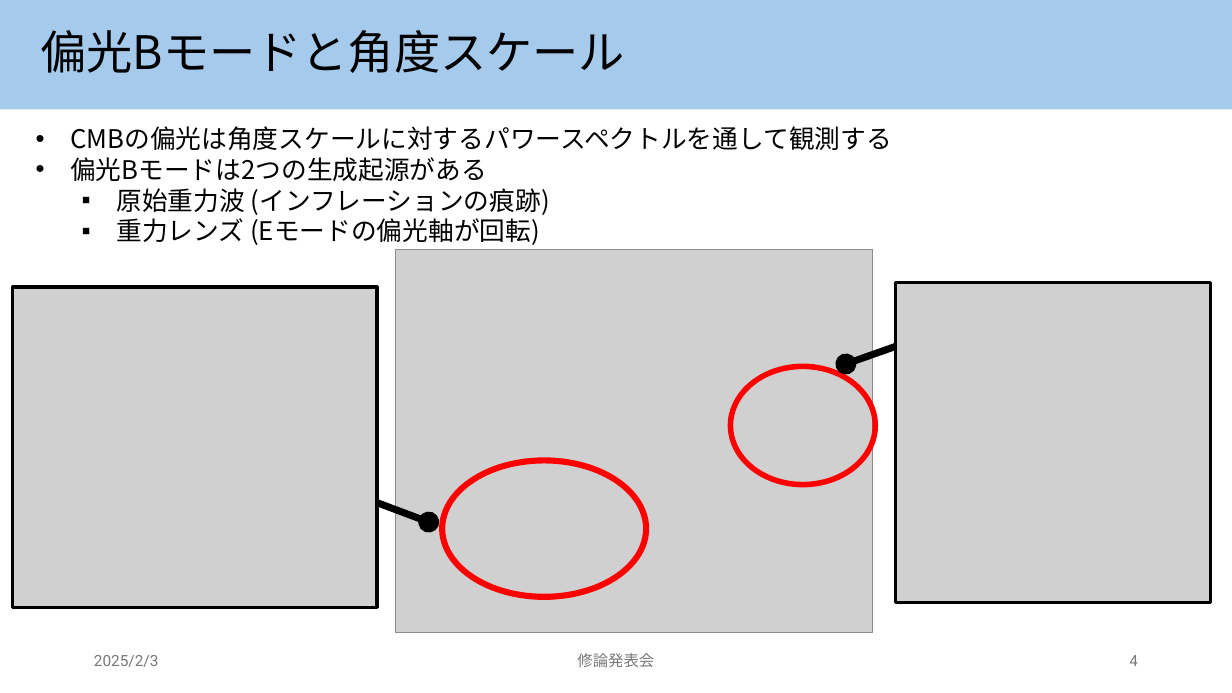
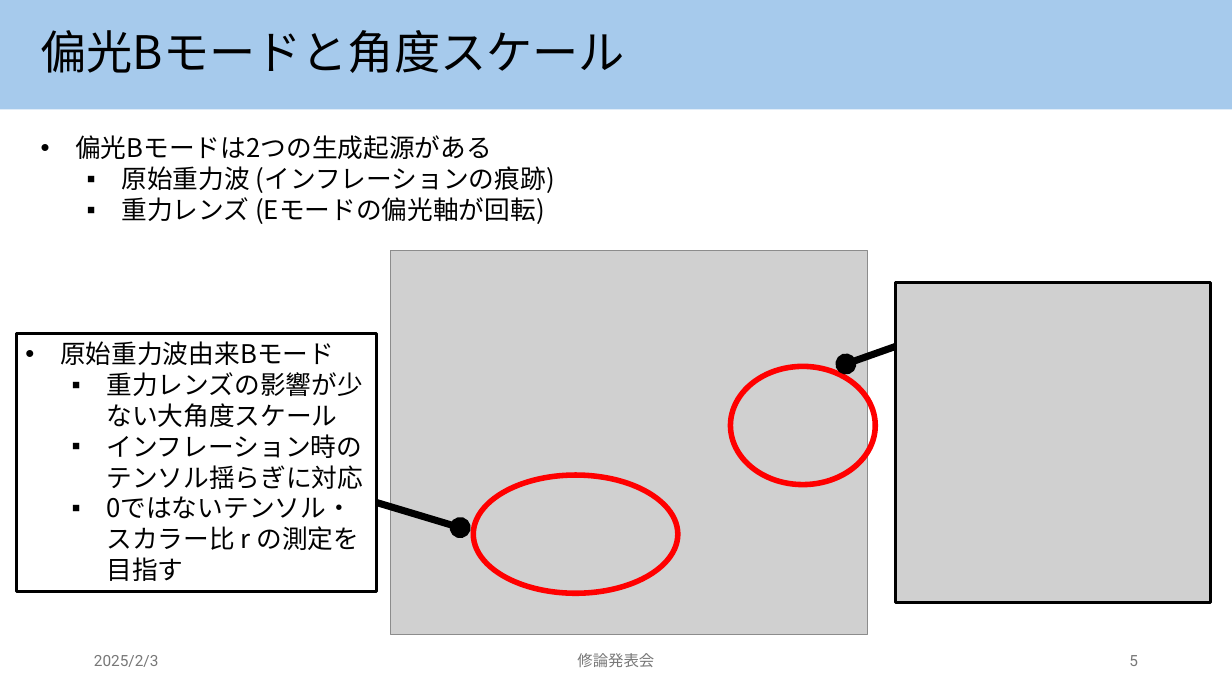
Before and after one commit to keisuke0821/master_thesis, a slide deck: slide 5 of mt_presentation.pptx (slide 4 before the commit). Drawn at 1232x693 pixels with LibreOffice and Linux fonts; fonts in the diff are those of the drawing; grey boxes stand for pictures. Boxes give left, top, right and bottom in pixels: in the first picture for what was removed or moved away, otherwise in the second. Text is boxed around its words. In the diff, an @@ line names an element or a change of style, - is before the commit and + after.

Commit message:
Commit at 2025-01-26 18:30:01

```diff
--- a/mt_presentation.pptx
+++ b/mt_presentation.pptx
@@ text "偏光Bモードは2つの生成起源がある": place and size @@
-text "偏光Bモードは2つの生成起源がある" at [70, 126, 892, 245]
+text "偏光Bモードは2つの生成起源がある" at [75, 135, 555, 224]
@@ text at [70, 126, 892, 150]: paragraph removed @@
-• CMBの偏光は角度スケールに対するパワースペクトルを通して観測する
@@ picture: place and size @@
-picture at [396, 250, 873, 633]
+picture at [390, 250, 868, 634]
@@ picture removed at [13, 287, 377, 608] @@
@@ rectangle added at [17, 334, 377, 592], outline #000000 2.5 pt, 20 pt, text #000000 @@
+• 原始重力波由来Bモード
+  ▪ 重力レンズの影響が少ない大角度スケール
+  ▪ インフレーション時のテンソル揺らぎに対応
+  ▪ 0ではないテンソル・スカラー比 r の測定を目指す
@@ donut: place and size @@
-donut at [440, 458, 648, 599]
+donut at [471, 473, 679, 595]
@@ arrow moved from (429, 522) - (377, 503) to (460, 528) - (377, 503) @@
@@ page number at [1129, 655, 1138, 666]: text changed @@
-4
+5
```
Also in this commit, not shown: 1 other slide changed.
